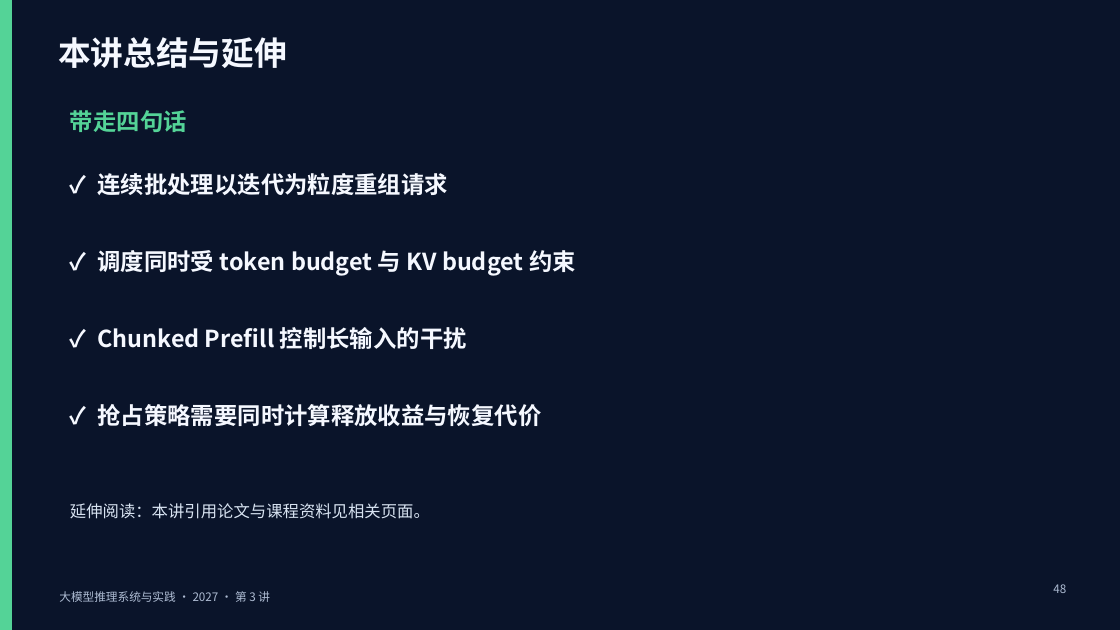
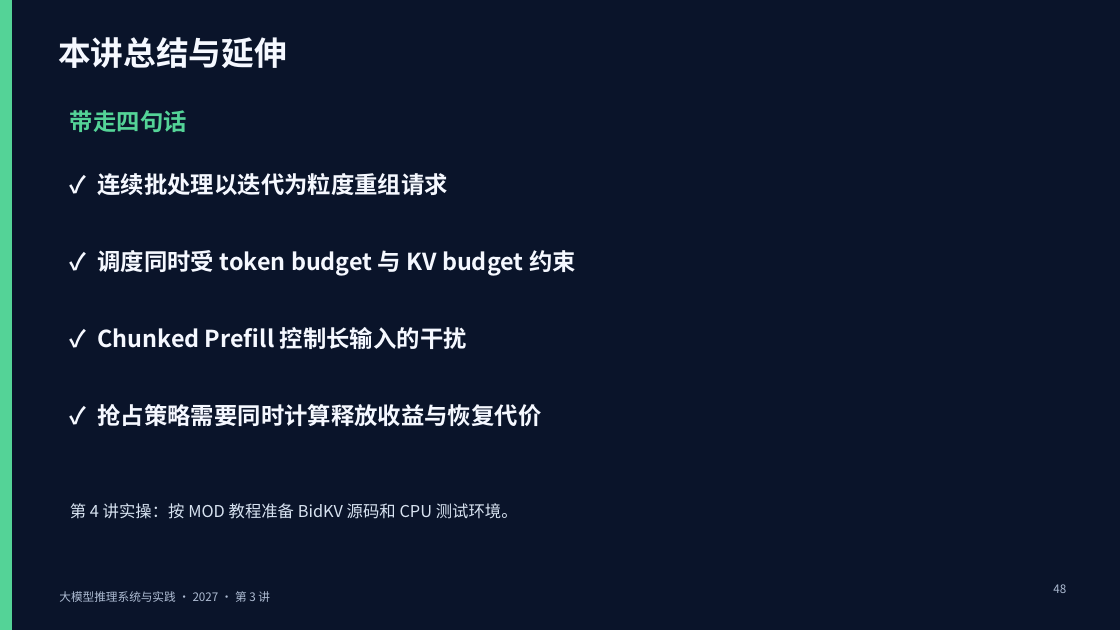
Before and after one commit to vLLM-HUST/intro-to-llm-inference-engines, a slide deck: slide 48 of build/slides/2027/lectures-8-pptx/第03讲_请求调度与连续批处理.pptx. Drawn at 1120x630 pixels with LibreOffice and Linux fonts; fonts in the diff are those of the drawing. Boxes give left, top, right and bottom in pixels: in the first picture for what was removed or moved away, otherwise in the second. Text is boxed around its words. In the diff, an @@ line names an element or a change of style, - is before the commit and + after.

```diff
--- a/build/slides/2027/lectures-8-pptx/第03讲_请求调度与连续批处理.pptx
+++ b/build/slides/2027/lectures-8-pptx/第03讲_请求调度与连续批处理.pptx
@@ text at [70,503,518,519]: text changed @@
-延伸阅读：本讲引用论文与课程资料见相关页面。
+第 4 讲实操：按 MOD 教程准备 BidKV 源码和 CPU 测试环境。
```
Also in this commit, not shown: 2 other slides changed, 22 other files.
